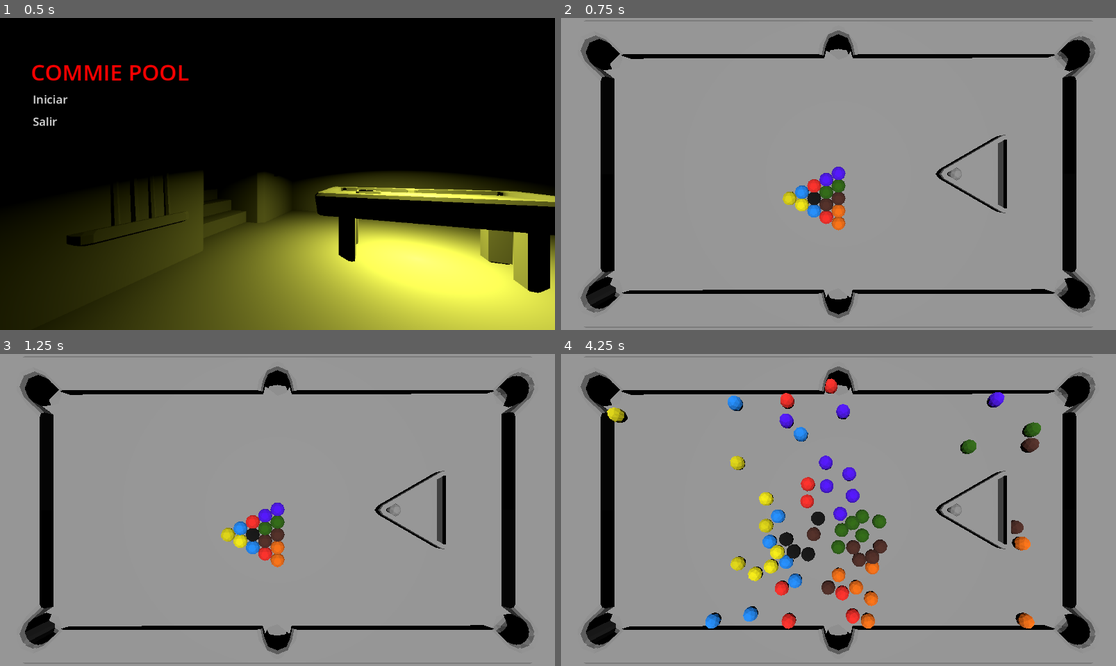
Above: before the commit, frames 1-4 (two rows, left to right).
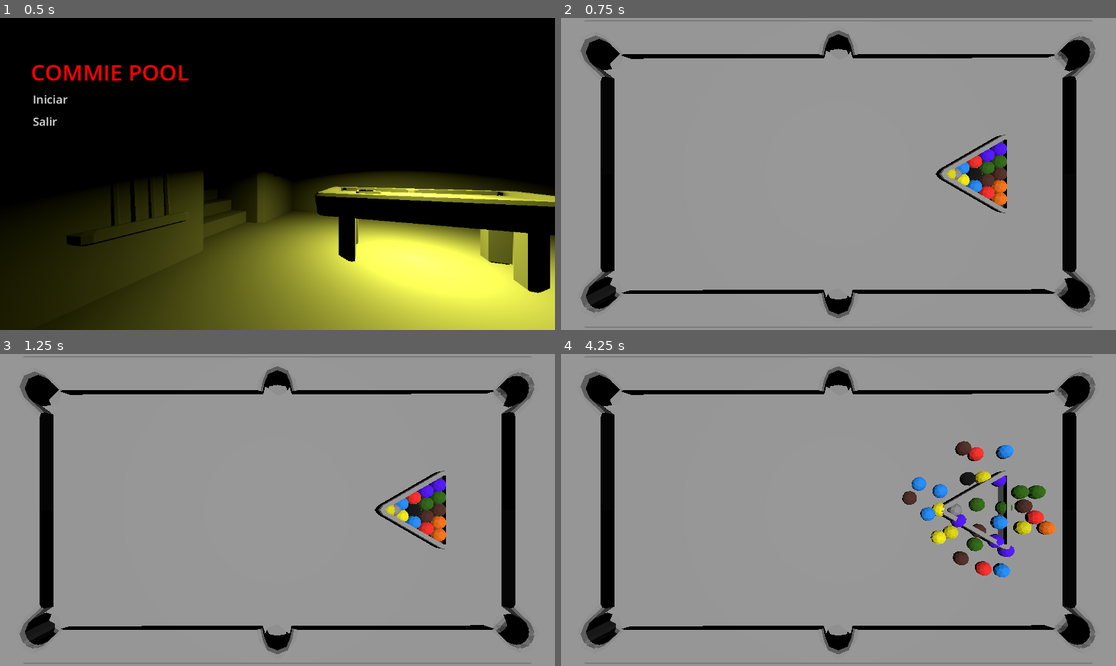
Above: after the commit, the same moments.

Repository: Corcho4433/commiepool-sourcecode
Game: Godot game, scene res://escenes/mainmenu.tscn
Two runs of this game, one before a commit and one after it. Both use one fixed random seed, a clock stepped at 60 frames per second and the inputs below.
Inputs (mouse positions are in pixels of both pictures, inside the frame that each line leads up to):
- Up to frame 1 (0.5 s): no input
- Up to frame 2 (0.75 s): click "Iniciar" at 0.5 s
- Up to frame 3 (1.25 s): no input
- Up to frame 4 (4.25 s): tap Enter at 1.25 s; move the mouse to (960, 494) at 1.27 s; click (960, 494) at 1.35 s; tap C (ChangeBall, bound only after the commit) at 1.55, 2.1, 3.8 s; move the mouse to (727, 525) at 2.02 s; tap H (VisibiltyToggle, bound only after the commit) at 2.3, 2.85 s; move the mouse to (894, 441) at 2.77 s; click (894, 441) at 3.05 s; move the mouse to (810, 572) at 3.52 s; click (810, 572) at 3.6 s

Frame 1 is identical in both runs. In frame 2, 2.4% of the frame differs, in the area x 39-81%, y 39-69%; in frame 3, 2.4%; in frame 4, 8.4%, in the area x 8-90%, y 7-89%.

Commit message:
Modified Ball Class and Added Hole detection

Diff:
--- a/components/ballArray.gd
+++ b/components/ballArray.gd
@@ -12,13 +12,13 @@
 func GenerateBalls():
 	var rows : int = 6
 	var dia = 0.05
-	var ofsetX = 0
-	var ofsetZ = 0
+	var ofsetX = -0.1
+	var ofsetZ = -0.65
 	var index = 0
 	for col in range(5):
 		rows -= 1
 		for row in range(rows):
-			var new_position = Vector3(ofsetX + (row*dia) + (col * dia / 2), 0 , ofsetZ + (col*dia))
+			var new_position = Vector3(ofsetX + (row*dia) + (col * dia / 2), -0.105 , ofsetZ + (col*dia))
 			var newBallObject = BallObject.new()
 			add_child(newBallObject)
 			newBallObject.setBallName(StartingArray[index])
@@ -43,4 +43,23 @@
 	var ball : BallObject = CurrentArray[index]
 	ball.setBallName(newBallName)
 	ball.setBallMass(1)
+	ball.setBallTexture(load("res://resources/materiales/Ball14.tres"))
 	pass
+
+func VisibilityTogle(visibility : bool):
+	for ball : BallObject in CurrentArray:
+		if ball.spawned == true:
+			ball.get_node("pelota").visible = visibility
+
+
+func DeleteBall(ball : BallObject):
+	var pos = CurrentArray.find(ball)
+	ball.deleteBall()
+	CurrentArray.pop_at(pos)
+
+
+
+func _on_area_3d_body_entered(body):
+	#se activa cuando una pelota sale de la pantalla
+	var ball = body.get_parent()
+	self.DeleteBall(ball)
--- a/components/ballObject.gd
+++ b/components/ballObject.gd
@@ -18,14 +18,14 @@
 
 func setBallTexture(newBallTexture : Material):
 	ballTexture = newBallTexture
-	ballMesh.set_surface_override_material(0,ballTexture)
+	ballMesh.set_surface_override_material(0,self.get_ballTexture(self.ballName))
 
 
 func setBallPosition(newBallPosition : Vector3):
 	ballPosition = newBallPosition
 
 
-func get_texture(ballTexture : String):
+func get_ballTexture(ballTexture : String):
 	var newBallTexture = load("res://resources/materiales/" + ballTexture + ".tres")
 	return newBallTexture
 
@@ -37,7 +37,7 @@
 	ballCollisionShape = ball.get_node("CollisionShape3D")
 	ballMesh =  ball.get_node("MeshInstance3D")
 	spawned = true
-	ballMesh.set_surface_override_material(0,self.get_texture(ballName))
+	ballMesh.set_surface_override_material(0,self.get_ballTexture(ballName))
 	add_child(ball)
 	ball.position = ballPosition
 
--- a/escenes/GameEscene.tscn
+++ b/escenes/GameEscene.tscn
@@ -1,8 +1,13 @@
-[gd_scene load_steps=4 format=3 uid="uid://jmqom6qsejyo"]
+[gd_scene load_steps=5 format=3 uid="uid://jmqom6qsejyo"]
 
 [ext_resource type="Script" path="res://scripts/main.gd" id="1_1s41a"]
 [ext_resource type="PackedScene" uid="uid://tkhkinj6x1va" path="res://escenes/objects/pool_table.tscn" id="3_8ne0i"]
 [ext_resource type="Script" path="res://components/ballArray.gd" id="4_7f1v5"]
+
+[sub_resource type="HeightMapShape3D" id="HeightMapShape3D_gydyj"]
+map_width = 5
+map_depth = 4
+map_data = PackedFloat32Array(0, 0, 0, 0, 0, 0, 0, 0, 0, 0, 0, 0, 0, 0, 0, 0, 0, 0, 0, 0)
 
 [node name="GameEscene" type="Node3D" node_paths=PackedStringArray("ball_array")]
 script = ExtResource("1_1s41a")
@@ -19,3 +24,13 @@
 
 [node name="BallsComponent" type="Node" parent="."]
 script = ExtResource("4_7f1v5")
+
+[node name="HoleCollision" type="Area3D" parent="."]
+collision_layer = 2
+collision_mask = 2
+
+[node name="CollisionShape3D" type="CollisionShape3D" parent="HoleCollision"]
+transform = Transform3D(1, 0, 0, 0, 1, 0, 0, 0, 1, 0, -0.492338, 0)
+shape = SubResource("HeightMapShape3D_gydyj")
+
+[connection signal="body_entered" from="HoleCollision" to="BallsComponent" method="_on_area_3d_body_entered"]
--- a/escenes/objects/ball.tscn
+++ b/escenes/objects/ball.tscn
@@ -3,12 +3,14 @@
 [ext_resource type="ArrayMesh" uid="uid://u5tyjo2jyfcr" path="res://resources/meshes/bolas_pool.obj" id="1_ktakn"]
 
 [sub_resource type="PhysicsMaterial" id="PhysicsMaterial_avylx"]
-bounce = 0.2
+friction = 0.03
 
 [sub_resource type="SphereShape3D" id="SphereShape3D_4ndp0"]
-radius = 0.0305491
+radius = 0.0290583
 
 [node name="pelota" type="RigidBody3D"]
+collision_layer = 3
+collision_mask = 3
 physics_material_override = SubResource("PhysicsMaterial_avylx")
 metadata/_edit_group_ = true
 
--- a/escenes/objects/pool_table.tscn
+++ b/escenes/objects/pool_table.tscn
@@ -1,15 +1,19 @@
-[gd_scene load_steps=5 format=3 uid="uid://tkhkinj6x1va"]
+[gd_scene load_steps=6 format=3 uid="uid://tkhkinj6x1va"]
 
 [ext_resource type="ArrayMesh" uid="uid://i1iwdm20pq6b" path="res://resources/meshes/habitacion_pool.obj" id="1_nxdwl"]
 [ext_resource type="Shape3D" uid="uid://bdc3d3u57i7ub" path="res://resources/shapes/pool_table.tres" id="2_423cj"]
 
+[sub_resource type="PhysicsMaterial" id="PhysicsMaterial_xip2e"]
+friction = 0.2
+
 [sub_resource type="BoxShape3D" id="BoxShape3D_rt8lb"]
-size = Vector3(0.98291, 0.363434, 1.72433)
+size = Vector3(1.03053, 0.363434, 1.86058)
 
-[sub_resource type="BoxShape3D" id="BoxShape3D_7rud7"]
-size = Vector3(0.829, 0.363, 4.24002)
+[sub_resource type="PhysicsMaterial" id="PhysicsMaterial_pokv6"]
+bounce = 0.6
 
 [node name="PoolTable" type="StaticBody3D"]
+physics_material_override = SubResource("PhysicsMaterial_xip2e")
 
 [node name="MeshInstance3D" type="MeshInstance3D" parent="."]
 transform = Transform3D(1, 0, 0, 0, 1, 0, 0, 0, 1, 0, -2.80428, 0)
@@ -17,37 +21,34 @@
 metadata/_edit_lock_ = true
 
 [node name="TableCollision" type="CollisionShape3D" parent="."]
-transform = Transform3D(1, 0, 0, 0, 1, 0, 0, 0, 1, 0.00854492, -0.318283, 0.0139618)
+transform = Transform3D(1, 0, 0, 0, 1, 0, 0, 0, 1, -0.00540406, -0.323083, 0.0136079)
+visible = false
 shape = SubResource("BoxShape3D_rt8lb")
 
-[node name="WallCollision" type="CollisionShape3D" parent="."]
-transform = Transform3D(1, 0, 0, 0, 1, 0, 0, 0, 1, 0.0171642, -0.246811, -1.00986)
+[node name="Walls" type="StaticBody3D" parent="."]
+visible = false
+physics_material_override = SubResource("PhysicsMaterial_pokv6")
+
+[node name="WallCollision6" type="CollisionShape3D" parent="Walls"]
+transform = Transform3D(-4.37114e-08, 0, 1, 0, 1, 0, -1, 0, -4.37114e-08, 0.551719, -0.246811, -0.480004)
 shape = ExtResource("2_423cj")
 
-[node name="WallCollision2" type="CollisionShape3D" parent="."]
+[node name="WallCollision5" type="CollisionShape3D" parent="Walls"]
+transform = Transform3D(-4.37114e-08, 0, 1, 0, 1, 0, -1, 0, -4.37114e-08, -0.555414, -0.239221, -0.478493)
+shape = ExtResource("2_423cj")
+
+[node name="WallCollision4" type="CollisionShape3D" parent="Walls"]
+transform = Transform3D(-4.37114e-08, 0, 1, 0, 1, 0, -1, 0, -4.37114e-08, -0.547773, -0.246811, 0.476963)
+shape = ExtResource("2_423cj")
+
+[node name="WallCollision3" type="CollisionShape3D" parent="Walls"]
+transform = Transform3D(-4.37114e-08, 0, 1, 0, 1, 0, -1, 0, -4.37114e-08, 0.551652, -0.242759, 0.471764)
+shape = ExtResource("2_423cj")
+
+[node name="WallCollision2" type="CollisionShape3D" parent="Walls"]
 transform = Transform3D(1, 0, 0, 0, 1, 0, 0, 0, 1, -0.00108194, -0.246811, 1.01848)
 shape = ExtResource("2_423cj")
 
-[node name="WallCollision3" type="CollisionShape3D" parent="."]
-transform = Transform3D(-4.37114e-08, 0, 1, 0, 1, 0, -1, 0, -4.37114e-08, 0.551652, -0.242759, 0.471764)
+[node name="WallCollision" type="CollisionShape3D" parent="Walls"]
+transform = Transform3D(1, 0, 0, 0, 1, 0, 0, 0, 1, 0.0171642, -0.246811, -1.00986)
 shape = ExtResource("2_423cj")
-
-[node name="WallCollision4" type="CollisionShape3D" parent="."]
-transform = Transform3D(-4.37114e-08, 0, 1, 0, 1, 0, -1, 0, -4.37114e-08, -0.547773, -0.246811, 0.476963)
-shape = ExtResource("2_423cj")
-
-[node name="WallCollision5" type="CollisionShape3D" parent="."]
-transform = Transform3D(-4.37114e-08, 0, 1, 0, 1, 0, -1, 0, -4.37114e-08, -0.555414, -0.239221, -0.478493)
-shape = ExtResource("2_423cj")
-
-[node name="WallCollision6" type="CollisionShape3D" parent="."]
-transform = Transform3D(-4.37114e-08, 0, 1, 0, 1, 0, -1, 0, -4.37114e-08, 0.551719, -0.246811, -0.480004)
-shape = ExtResource("2_423cj")
-
-[node name="TableCollision2" type="CollisionShape3D" parent="."]
-transform = Transform3D(1, 0, 0, 0, 1, 0, 0, 0, 1, 0.021, -0.318, -0.786146)
-shape = SubResource("BoxShape3D_7rud7")
-
-[node name="TableCollision3" type="CollisionShape3D" parent="."]
-transform = Transform3D(1, 0, 0, 0, 1, 0, 0, 0, 1, 0.021, -0.318, -1.04666)
-shape = SubResource("BoxShape3D_7rud7")
--- a/project.godot
+++ b/project.godot
@@ -36,3 +36,13 @@
 "events": [Object(InputEventMouseButton,"resource_local_to_scene":false,"resource_name":"","device":-1,"window_id":0,"a …(253 unchanged characters)…
 ]
 }
+ChangeBall={
+"deadzone": 0.5,
+"events": [Object(InputEventKey,"resource_local_to_scene":false,"resource_name":"","device":-1,"window_id":0,"alt_pressed":false,"shift_pressed":false,"ctrl_pressed":false,"meta_pressed":false,"pressed":false,"keycode":0,"physical_keycode":67,"key_label":0,"unicode":99,"echo":false,"script":null)
+]
+}
+VisibiltyToggle={
+"deadzone": 0.5,
+"events": [Object(InputEventKey,"resource_local_to_scene":false,"resource_name":"","device":-1,"window_id":0,"alt_pressed":false,"shift_pressed":false,"ctrl_pressed":false,"meta_pressed":false,"pressed":false,"keycode":0,"physical_keycode":72,"key_label":0,"unicode":104,"echo":false,"script":null)
+]
+}
--- a/scripts/main.gd
+++ b/scripts/main.gd
@@ -15,9 +15,21 @@
 
 # Called every frame. 'delta' is the elapsed time since the previous frame.
 func _process(delta):
+
 	if Input.is_action_just_pressed("LeftClick"):
 		ball_array.GenerateBalls()
 		ball_array.SpawnBalls()
 	if Input.is_action_just_pressed("RightClick"):
 		ball_array.DeleteBalls()
+
+	if Input.is_action_just_pressed("ChangeBall"):
+		var longitud = ball_array.CurrentArray.size() - 1
+		for i in longitud:
+			ball_array.ChangeBall(randi_range(1,longitud), "Ball" + str(randi_range(1,15)))
+
+	if Input.is_action_just_pressed("VisibiltyToggle"):
+		ball_array.VisibilityTogle(active)
+		active = !active
+
+
 	pass
